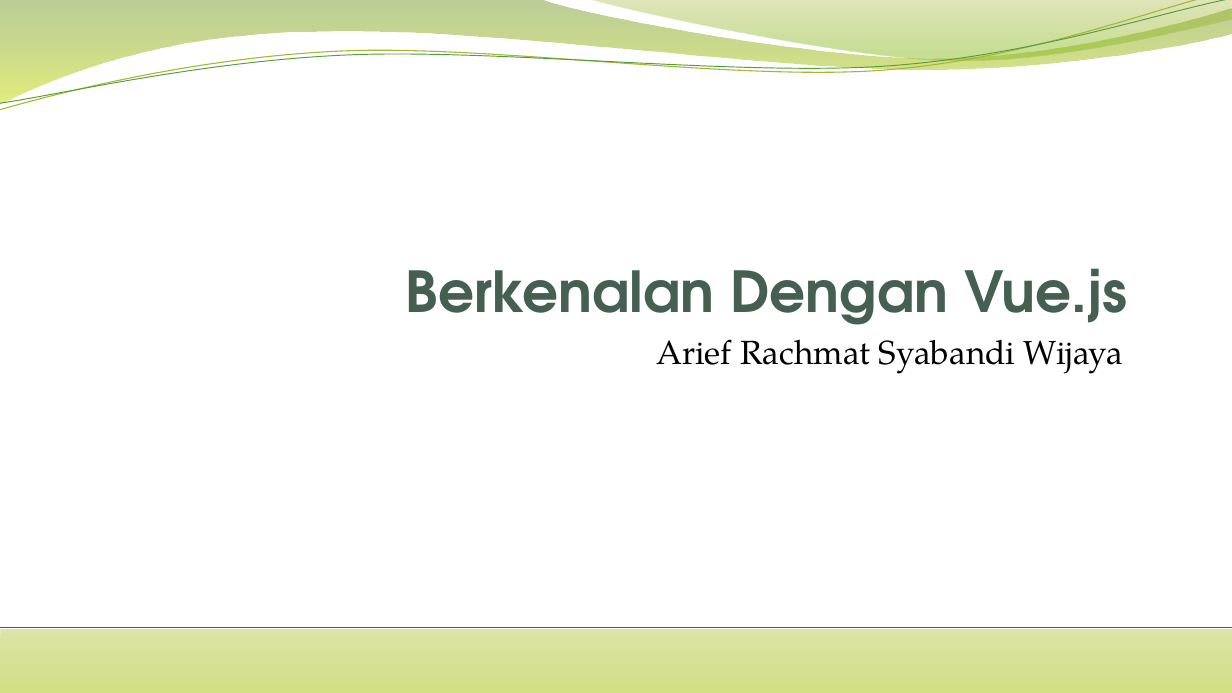
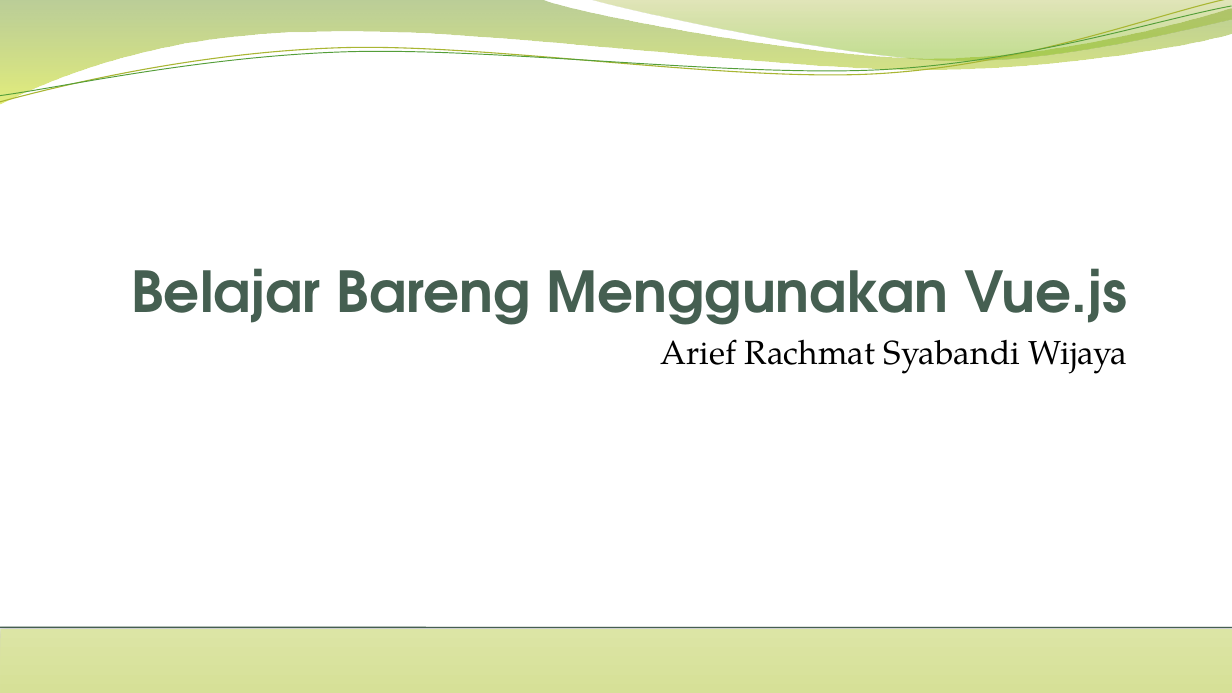
Before and after one commit to realreef/tutor_vuejs, a slide deck: slide 1 of Berkenalan Dengan Vue.pptx. Drawn at 1232x693 pixels with LibreOffice and Linux fonts; fonts in the diff are those of the drawing. Boxes give left, top, right and bottom in pixels: in the first picture for what was removed or moved away, otherwise in the second. Text is boxed around its words. In the diff, an @@ line names an element or a change of style, - is before the commit and + after.

```diff
--- a/Berkenalan Dengan Vue.pptx
+++ b/Berkenalan Dengan Vue.pptx
@@ freeform shape at box(0, 0, 1232, 104): fill gradient #69921C to #CCE10F to gradient #69921B to #CCE00F; outline redrawn @@
@@ freeform shape: place and size @@
-freeform shape at box(0, 0, 1232, 115)
+freeform shape at box(0, 0, 1231, 107)
@@ freeform shape at box(0, 0, 1231, 107): outline #A9B733 0.85 pt to #A9B633 0.85 pt @@
@@ freeform shape: place and size @@
-freeform shape at box(0, 0, 1232, 110)
+freeform shape at box(0, 6, 1232, 103)
@@ freeform shape at box(0, 6, 1232, 103): outline #549E39 0.75 pt to #549E39 0.74 pt @@
@@ freeform shape at box(591, 0, 1232, 64): fill gradient #9BAA1A to #81BA16 to gradient #80B916 to #9BAA19; outline redrawn @@
@@ text at box(131, 268, 1127, 325): text changed @@
-Berkenalan Dengan Vue.js
+Belajar Bareng Menggunakan Vue.js
@@ text "Arief Rachmat Syabandi Wijaya": place and size @@
-text "Arief Rachmat Syabandi Wijaya" at box(656, 339, 1123, 374)
+text "Arief Rachmat Syabandi Wijaya" at box(661, 339, 1127, 374)
@@ rectangle at box(0, 628, 1232, 693): fill gradient #DDE6A6 to #D7E098 to #D4E084 to gradient #DCE5A5 to #D6E097; shadow on @@
@@ line (0, 628) - (1232, 628): stroke #455F51 1 pt to #455F51 0.99 pt @@
```
Also in this commit, not shown: 18 other slides changed, 1 other file.
